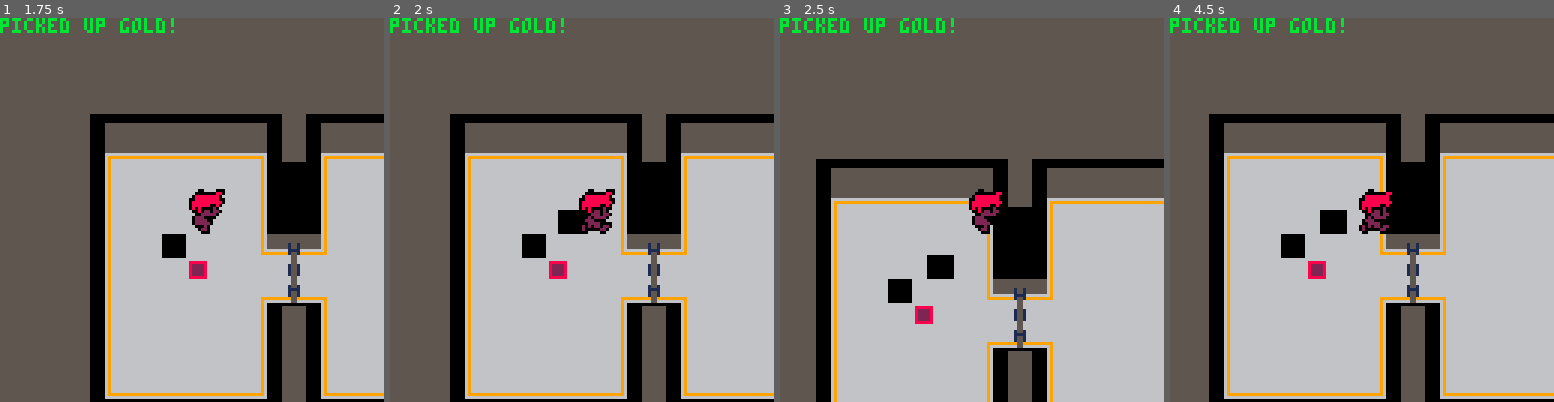
Above: before the commit, frames 1-4 (left to right).
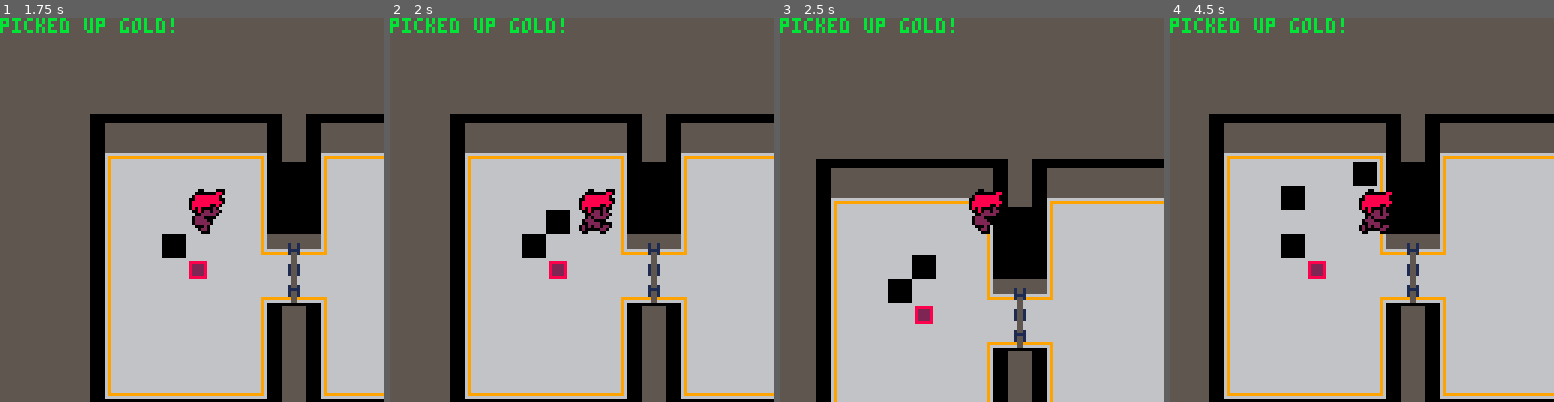
Above: after the commit, the same moments.

Repository: Kiyotoko/gamejam
Game: PICO-8 cartridge game.p8
Two runs of this game, one before a commit and one after it. Both use one fixed random seed, a clock stepped at 60 frames per second and the inputs below.
Inputs:
- Up to frame 1 (1.75 s): tap X (X key) at 0.33, 1.07 s; tap O (Z key) at 0.7, 1.7 s; hold Right from 1.6 s (still down)
- Up to frame 2 (2 s): keep holding Right; tap X (X key) at 1.85 s
- Up to frame 3 (2.5 s): release Right at 2.1 s; tap O (Z key) at 2.1 s; hold Up 2.15-2.42 s; hold Right from 2.47 s (still down)
- Up to frame 4 (4.5 s): tap O (Z key) every 0.4 s from 2.5 to 4.1 s; tap X (X key) at 2.97, 4.08 s; release Right at 3.03 s; hold Left 3.08-3.58 s; hold Down 3.63-3.97 s; hold Right from 4.02 s (still down)

Frame 1 is identical in both runs. In frame 2, 0.4% of the frame differs, in the area x 40-51%, y 50-57%; in frame 3, 0.5%; in frame 4, 1.2%, in the area x 28-54%, y 37-57%.

Commit message:
Fix rounding

Diff:
--- a/handlers.lua
+++ b/handlers.lua
@@ -14,8 +14,8 @@
 		activate_or_pickup()
 	end
 	if btn(5) then
-		local gx = (player.x + ancor.x) / 8
-		local gy = (player.y + ancor.y) / 8
+		local gx = flr((player.x + ancor.x) / 8)
+		local gy = flr((player.y + ancor.y) / 8)
 		if not item_in_pos(gx, gy) then place_gold(gx, gy) end
 	end
 
--- a/items.lua
+++ b/items.lua
@@ -51,11 +51,11 @@
         pos = pos + 1
     end
 
-    -- Else pickup item
+    -- else pickup item
     pickup_gold()
 end
 
--- test if a item is already at that position
+-- test if an item is already at that position
 function item_in_pos(x, y)
     for _, item in pairs(pickups) do
         if item.x == x and item.y == y then return true end
--- a/plates.lua
+++ b/plates.lua
@@ -32,7 +32,8 @@
 function uncheck_plate(x, y)
 	local sprite = get_sprite(x, y)
 	if sprite >= activated_plate_start
-    and sprite <= activated_plate_end then
+    and sprite <= activated_plate_end
+	and not item_in_pos(flr(x), flr(y)) then
 		mset(
 			(x+ancor.x) / 8,
 			(y+ancor.y) / 8,
